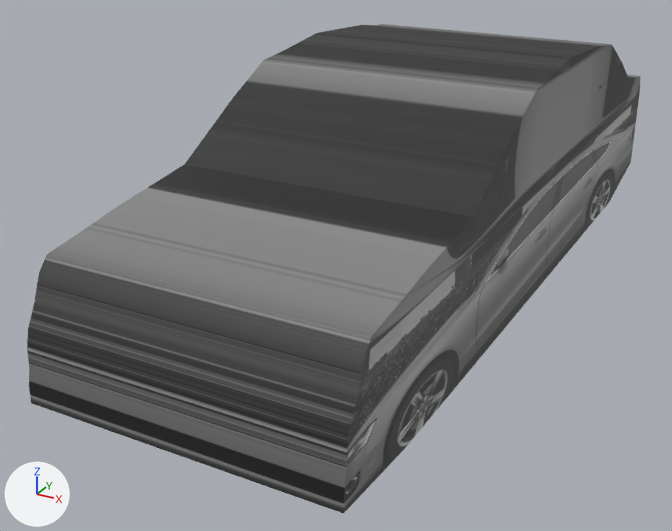
Two versions of the FBX model models/car.fbx, one commit apart.
Rendered twice from a camera (50 mm lens) standing at (2.39, -4.82, 2.49) and looking at (-0.04, -0.41, 0.29). Every picture has the same lights, and +X, +Y and +Z are marked at lower left. The picture after the commit comes second. Where no turn or scale is listed for an object, it has been applied to the vertices.

Objects in the first picture: 'car-body'.
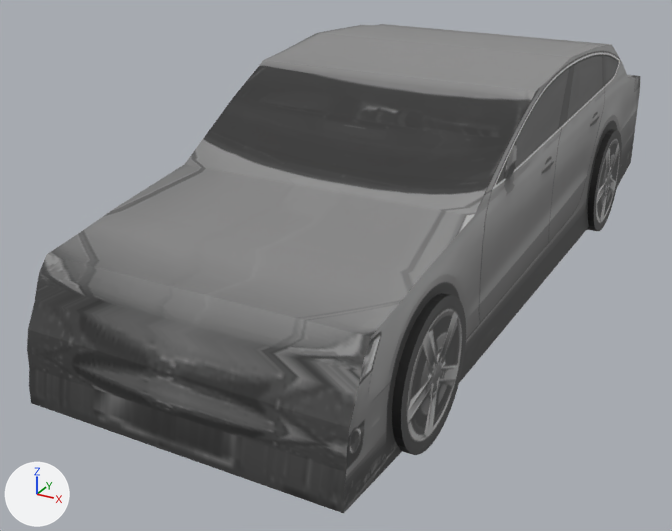
Commit message: cars can be crushed by steamroller

Changed parts and their boxes (x1, y1, x2, y2) in the pictures (672 x 531 px):
'tire', added
    after: (392, 293, 466, 455)
'tire.001', added
    after: (587, 129, 622, 231)
part 1 of me_car_passenger_base_001, surface changed
    both: (27, 24, 640, 510)

Diff of the bpy script that builds the scene:
```diff
--- a/models/car.fbx.py
+++ b/models/car.fbx.py
@@ mat_car_material_001 @@
+mat_car_material_001 = principled_material('car-material.001')
+mat_car_material_001.texture = img_car_png  # with its transparency
+mat_car_material_001.roughness = 0.553
@@ me_car_passenger_base_001 @@
 me_car_passenger_base_001.from_pydata(...)  # 108 vertices, 236 faces; spans x -0.55..1.05, y -2.33..2.34, z 0.2..1.49
 # used by ob_car_body; location = (0.0, 0.0, 0.0)
+# me_car_passenger_base_001 part 1: texture (UV) coordinates of 236 of 236 faces, centred in x -0.55..1.05, y -2.32..2.34, z 0.2..1.48, changed; they spanned u 0.03..0.97, v 0.04..0.97 and now span u 0.0..1.0, v 0.01..1.0
 me_car_passenger_base_001.materials.append(mat_car_material)
@@ me_cylinder_004 @@
+me_cylinder_004.from_pydata(...)  # a 32-sided cylinder along x spanning x -0.05..0.05, y -0.35..0.35, z -0.35..0.35
+me_cylinder_004.materials.append(mat_car_material)  # picture img_car_png
@@ me_cylinder_005 @@
+me_cylinder_005.from_pydata(...)  # a 32-sided cylinder along x spanning x -0.05..0.05, y -0.35..0.35, z -0.35..0.35
+me_cylinder_005.materials.append(mat_car_material_001)  # picture img_car_png
@@ ob_tire @@
+ob_tire = bpy.data.objects.new('tire', me_cylinder_004)
+ob_tire.location = (1.04, -1.57, 0.46)
@@ ob_tire_001 @@
+ob_tire_001 = bpy.data.objects.new('tire.001', me_cylinder_005)
+ob_tire_001.location = (1.04, 1.407, 0.46)
```
